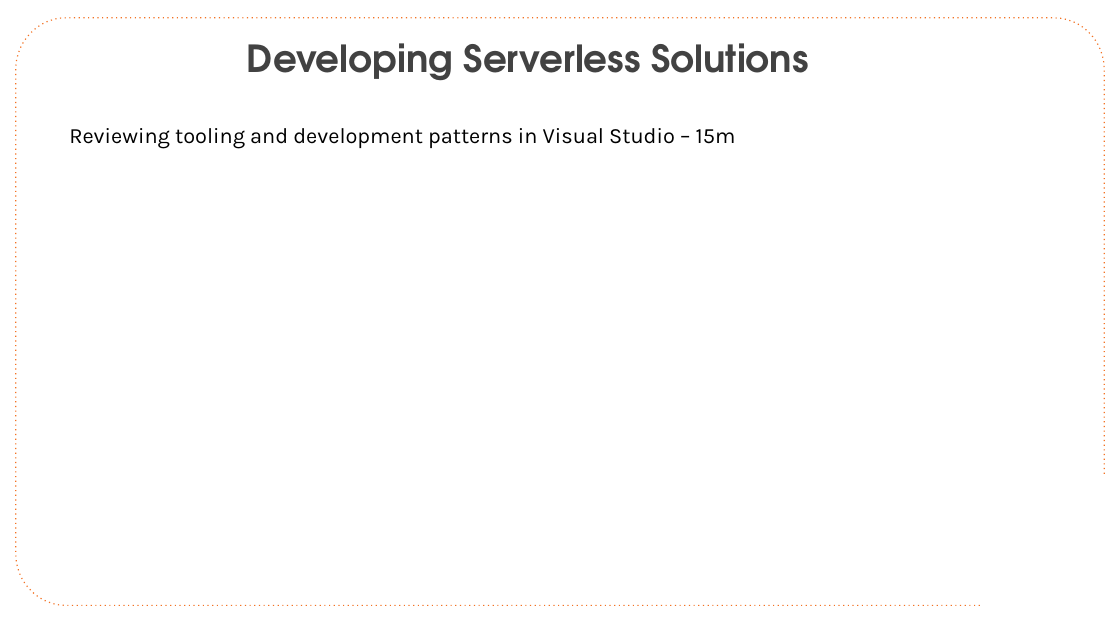
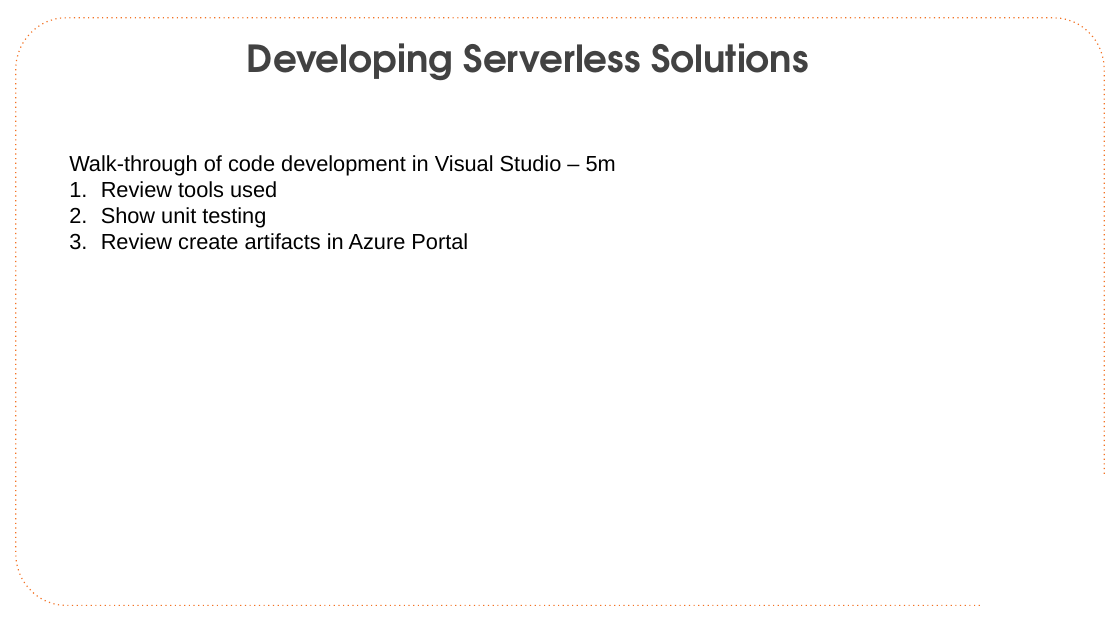
Before and after one commit to CloudSpecOps/Serverless-Architectures-with-Azure, a slide deck: slide 31 of Session Presentation/Azure-Serverless-Architecture-Session-Day-2.pptx. Drawn at 1120x630 pixels with LibreOffice and Linux fonts; fonts in the diff are those of the drawing; background and template pictures are left out. Boxes give left, top, right and bottom in pixels: in the first picture for what was removed or moved away, otherwise in the second. Text is boxed around its words. In the diff, an @@ line names an element or a change of style, - is before the commit and + after.

Commit message:
Updates for Walk-throughs

```diff
--- a/Session Presentation/Azure-Serverless-Architecture-Session-Day-2.pptx
+++ b/Session Presentation/Azure-Serverless-Architecture-Session-Day-2.pptx
@@ text removed at (69, 128, 736, 149) @@
-Reviewing tooling and development patterns in Visual Studio – 15m
@@ text added at (69, 155, 616, 250), 28 pt, text #000000 @@
+Walk-through of code development in Visual Studio – 5m
+1. Review tools used
+2. Show unit testing
+3. Review create artifacts in Azure Portal
```
Also in this commit, not shown: 5 other slides changed, 1 other file.
